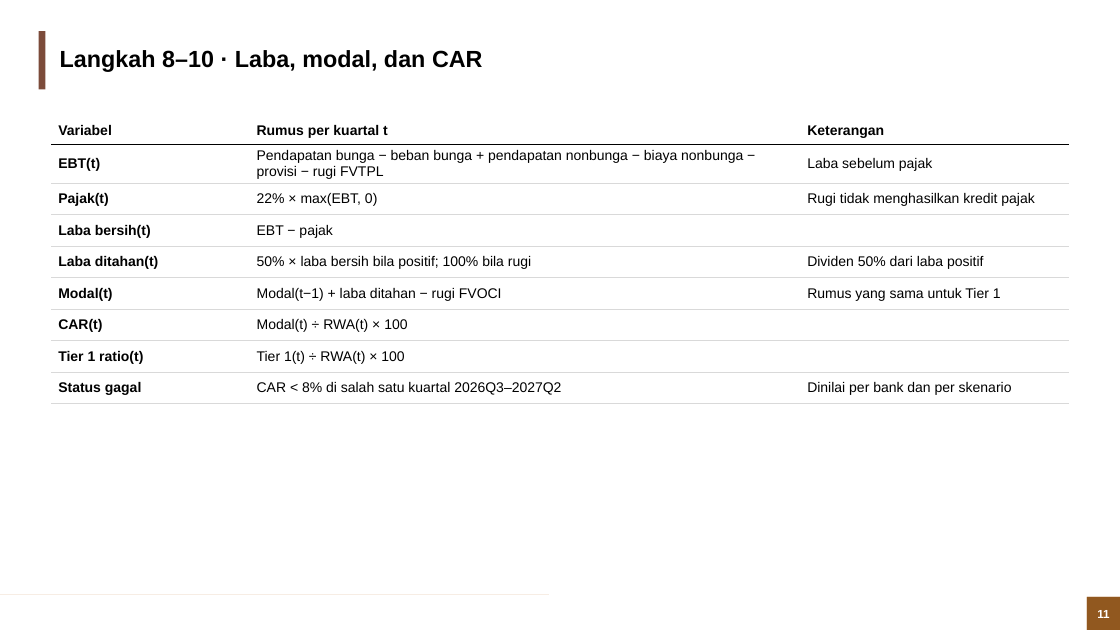
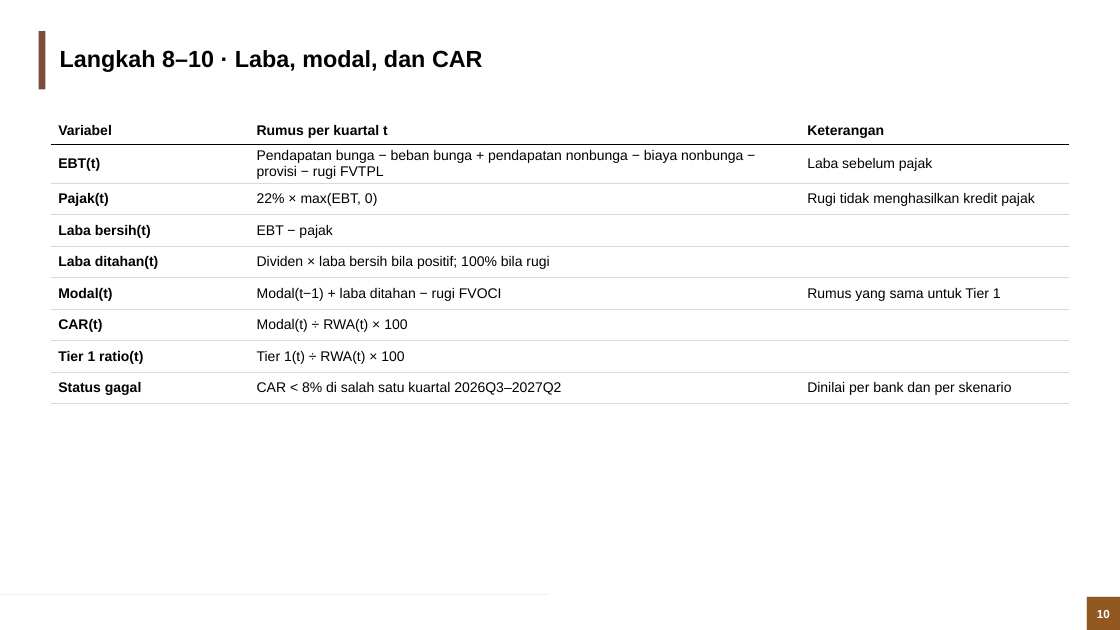
Before and after one commit to muhamadhaikal128/banking-stress-test, a slide deck: slide 10 of Banking Stress Test (Solvency).pptx (slide 11 before the commit). Drawn at 1120x630 pixels with LibreOffice and Linux fonts; fonts in the diff are those of the drawing; background and template pictures are left out. Boxes give left, top, right and bottom in pixels: in the first picture for what was removed or moved away, otherwise in the second. Text is boxed around its words. In the diff, an @@ line names an element or a change of style, - is before the commit and + after.

```diff
--- a/Banking Stress Test (Solvency).pptx
+++ b/Banking Stress Test (Solvency).pptx
@@ table at (51,117,1069,406) @@
-row 5, column 2: 50% × laba bersih bila positif; 100% bila rugi
+row 5, column 2: Dividen × laba bersih bila positif; 100% bila rugi
-row 5, column 3: Dividen 50% dari laba positif
+row 5, column 3: 
@@ page number at (1097,610,1110,618): text changed @@
-11
+10
```
Also in this commit, not shown: 35 other slides changed, 1 slide removed, 1 other file.
